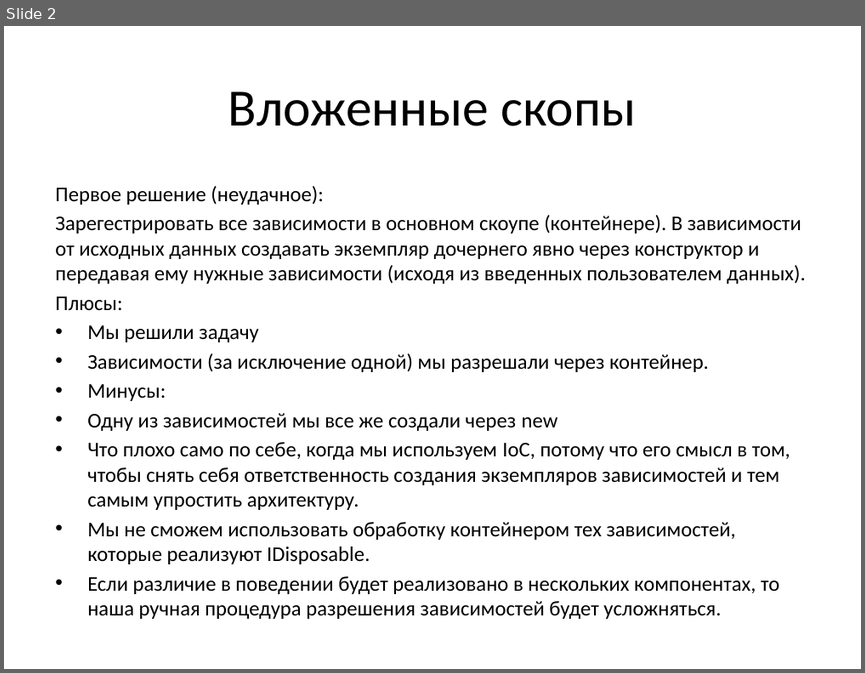
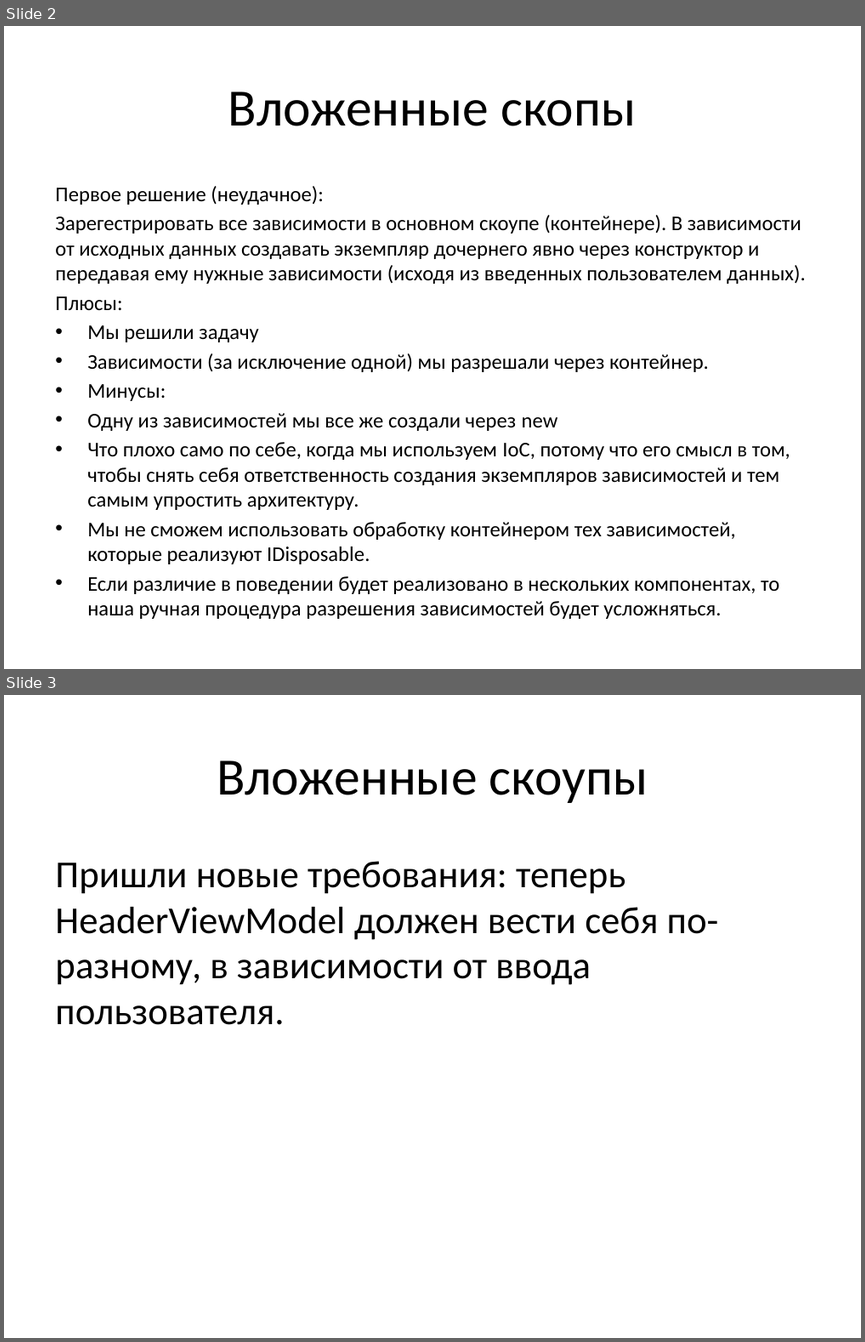
Before and after one commit to efimilya/AutofacPresentation, a slide deck: Slides.pptx. Shown one above the other, each under a label of ours: slide 2 before the commit, slides 2 and 3 after it. The pictures are 865x673 and 865x1342 pixels, drawn with LibreOffice and Linux fonts; fonts in the diff are those of the drawing. Boxes give left, top, right and bottom in pixels: in the first picture for what was removed or moved away, otherwise in the second. Text is boxed around its words. In the diff, an @@ line names an element or a change of style, - is before the commit and + after.

Commit message:
Now in ChildWindowViewModel there is dependencies that dependends on context. They are more deeper from ChildWindowViewModel. So registration and resolving became even more complex.

```diff
--- a/Slides.pptx
+++ b/Slides.pptx
@@ slide 3 added at (x1=4, y1=695, x2=861, y2=1338), background #FFFFFF @@
@@ title added at (x1=216, y1=760, x2=648, y2=803), 44 pt, text #000000 @@
+Вложенные скоупы
@@ text added at (x1=55, y1=861, x2=719, y2=1025), 32 pt, text #000000 @@
+Пришли новые требования: теперь HeaderViewModel должен вести себя по-разному, в зависимости от ввода пользователя.
```
Also in this commit, not shown: 24 other files.
